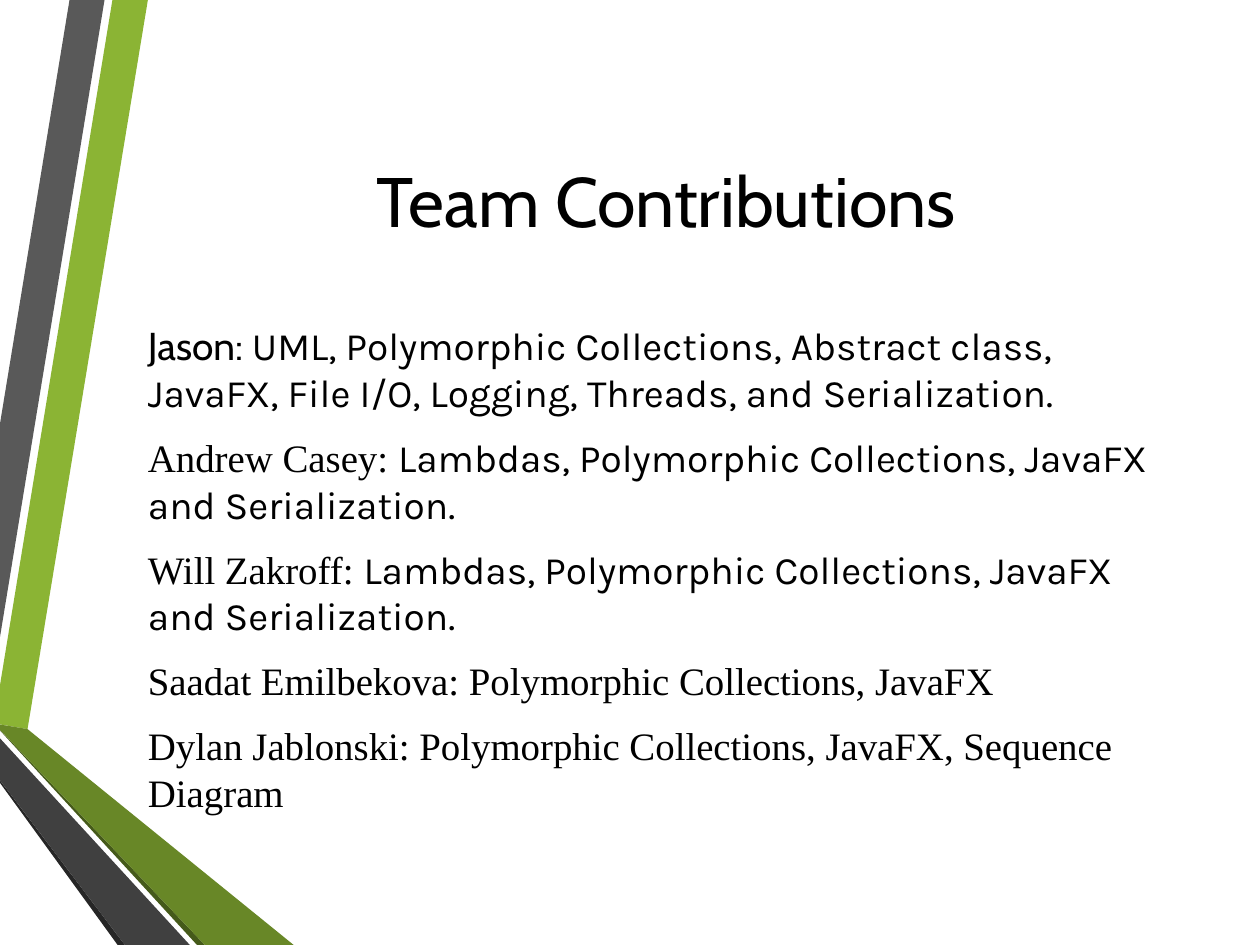
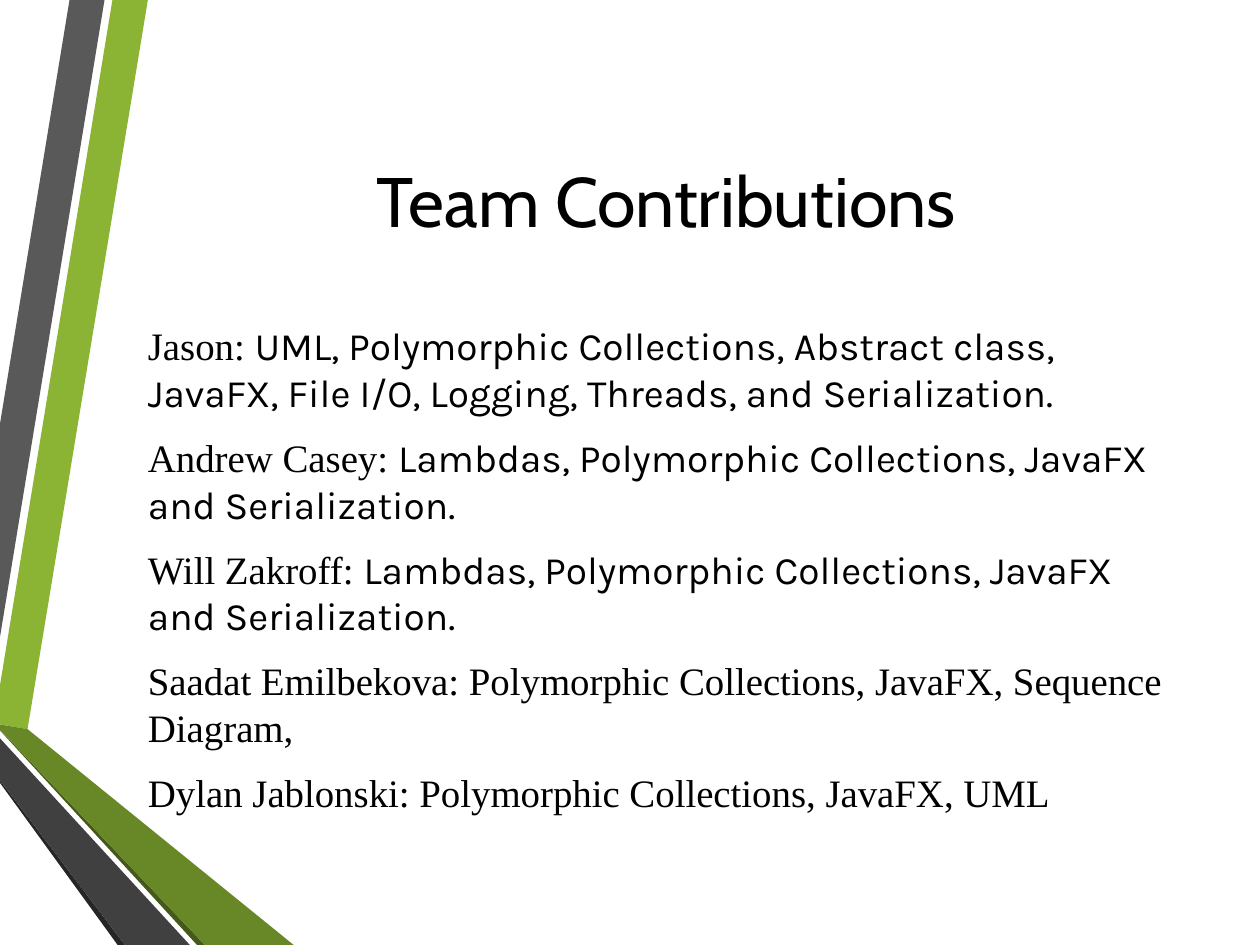
Before and after one commit to clampett/recycling-aid, a slide deck: slide 17 of Recycling Aid Presentation.pptx (slide 14 before the commit). Drawn at 1260x945 pixels with LibreOffice and Linux fonts; fonts in the diff are those of the drawing; background and template pictures are left out. Boxes give left, top, right and bottom in pixels: in the first picture for what was removed or moved away, otherwise in the second. Text is boxed around its words. In the diff, an @@ line names an element or a change of style, - is before the commit and + after.

```diff
--- a/Recycling Aid Presentation.pptx
+++ b/Recycling Aid Presentation.pptx
@@ text at [148, 333, 1054, 417]: font Cabin to Times New Roman in "Jason:" @@
@@ text at [148, 668, 1162, 815]: text changed @@
-Saadat Emilbekova: Polymorphic Collections, JavaFX
-Dylan Jablonski: Polymorphic Collections, JavaFX, Sequence Diagram
+Saadat Emilbekova: Polymorphic Collections, JavaFX, Sequence Diagram,
+Dylan Jablonski: Polymorphic Collections, JavaFX, UML
```
Also in this commit, not shown: 8 other slides changed, 6 slides added, 3 slides removed, 4 other files.
